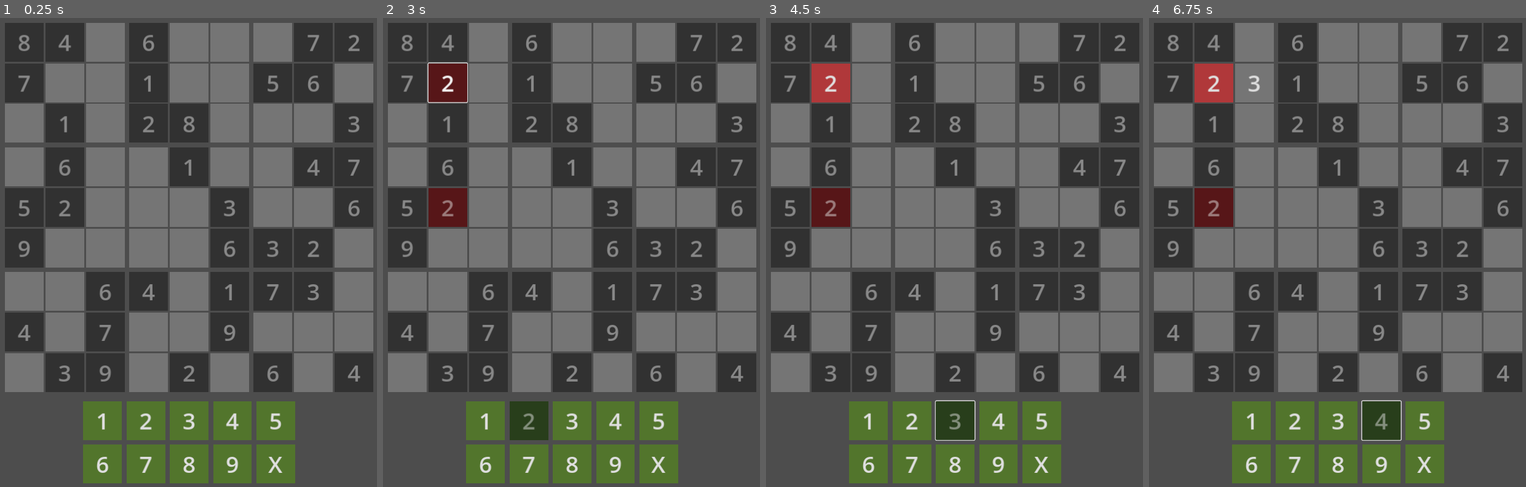
Above: before the commit, frames 1-4 (left to right).
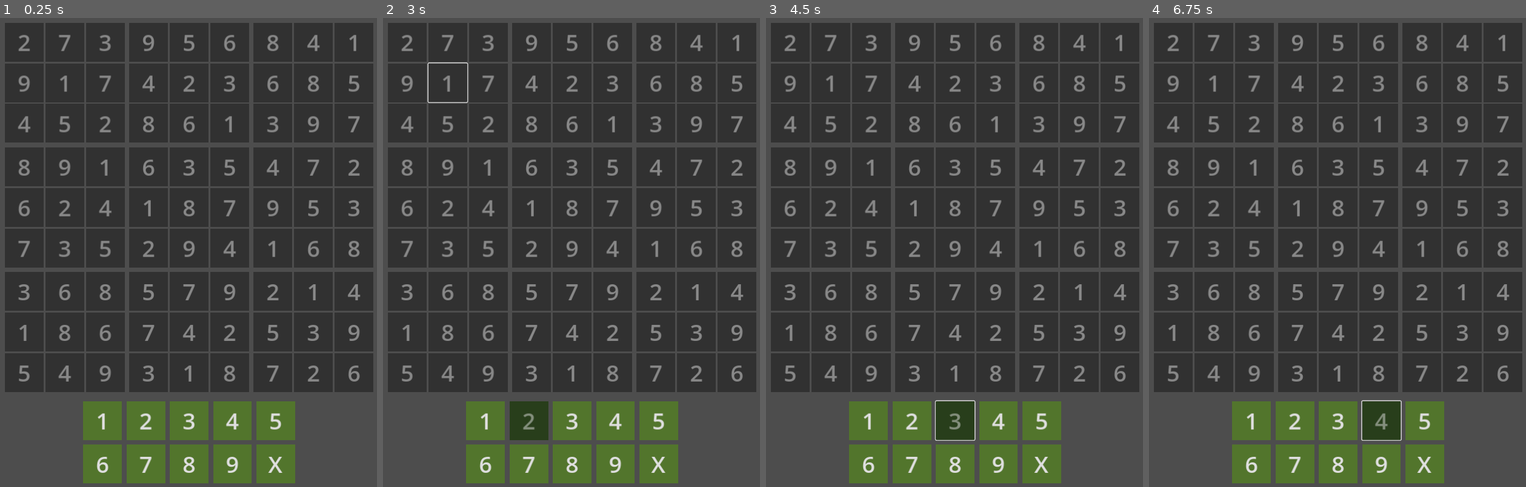
Above: after the commit, the same moments.

Repository: gitMickehh/soduku-recreation
Game: Godot game, scene res://soduku_scene.tscn
Same seed, same stepped clock (60 frames per second), same inputs: the game is played once before the commit and once after it.
Inputs (mouse positions are in pixels of both pictures, inside the frame that each line leads up to):
- Up to frame 1 (0.25 s): no input
- Up to frame 2 (3 s): click (488, 41) at 0.52 s; click "1" at 1.25 s; click "2" at 2 s; click (447, 83) at 2.77 s
- Up to frame 3 (4.5 s): click (830, 83) at 3.5 s, where only the run before the commit has a clickable "2"; click "3" at 4.25 s
- Up to frame 4 (6.75 s): click (1254, 83) at 5.02 s; click (1254, 83) at 5.75 s, where only the run before the commit has a clickable "3"; click "4" at 6.5 s

The runs differ from the first frame. In frame 1, 37% of the frame differs, in the area x 1-100%, y 1-80%; in frame 2, 37%; in frame 3, 37%; in frame 4, 37%.

Commit message:
shuffling is done!! taking ones away is next!

Diff:
--- a/scripts/game_container_manager.gd
+++ b/scripts/game_container_manager.gd
@@ -18,15 +18,15 @@
 #var block_9: Array[int] = [7,3,0,0,0,0,6,0,4]
 
 #basic standard starting point
-var block_1: Array[int] = [8,4,0,7,0,0,0,1,0]
-var block_2: Array[int] = [6,0,0,1,0,0,2,8,0]
-var block_3: Array[int] = [0,7,2,5,6,0,0,0,3]
-var block_4: Array[int] = [0,6,0,5,2,0,9,0,0]
-var block_5: Array[int] = [0,1,0,0,0,3,0,0,6]
-var block_6: Array[int] = [0,4,7,0,0,6,3,2,0]
-var block_7: Array[int] = [0,0,6,4,0,7,0,3,9]
-var block_8: Array[int] = [4,0,1,0,0,9,0,2,0]
-var block_9: Array[int] = [7,3,0,0,0,0,6,0,4]
+#var block_1: Array[int] = [8,4,0,7,0,0,0,1,0]
+#var block_2: Array[int] = [6,0,0,1,0,0,2,8,0]
+#var block_3: Array[int] = [0,7,2,5,6,0,0,0,3]
+#var block_4: Array[int] = [0,6,0,5,2,0,9,0,0]
+#var block_5: Array[int] = [0,1,0,0,0,3,0,0,6]
+#var block_6: Array[int] = [0,4,7,0,0,6,3,2,0]
+#var block_7: Array[int] = [0,0,6,4,0,7,0,3,9]
+#var block_8: Array[int] = [4,0,1,0,0,9,0,2,0]
+#var block_9: Array[int] = [7,3,0,0,0,0,6,0,4]
 
 #var block_1: Array[int] = [1,0,0,0,0,0,0,0,0]
 #var block_2: Array[int] = [0,2,0,0,0,0,0,0,0]
@@ -39,7 +39,9 @@
 #var block_9: Array[int] = [0,0,0,0,0,0,0,0,9]
 var blocks: Array[Block_Manager] = []
 
-var game_array = [block_1, block_2, block_3, block_4, block_5, block_6, block_7, block_8, block_9]
+#var game_array = [block_1, block_2, block_3, block_4, block_5, block_6, block_7, block_8, block_9]
+var game_array = []
+var creator: Soduku_Creator = Soduku_Creator.new()
 var solver: Soduku_Solver = Soduku_Solver.new()
 
 var horizontal_boxes_containers: Array[Horizontal_Boxes_Container] = []
@@ -52,6 +54,7 @@
 	horizontal_boxes_containers.append(horizontal_blocks_container_3)
 	blocks = _get_block_objects()
 
+	game_array = creator.setup_new_game()
 	_set_numbers(game_array)
 
 func _on_new_input_chosen(new_input: int) -> void:
--- a/scripts/soduku_creator.gd
+++ b/scripts/soduku_creator.gd
@@ -14,6 +14,31 @@
 
 func _init() -> void:
 	pass
+
+func setup_new_game() -> Array:
+	randomize()
+
+	#shuffle part
+
+	var shuffle_original = [0,1,2,3,4,5,6,7,8]
+	var shuffle_numbers = shuffle_original.duplicate()
+	shuffle_numbers.shuffle()
+	for r in range(4,randi_range(8,20)):
+		var one = shuffle_numbers.pop_back()
+		var two = shuffle_numbers.pop_front()
+
+		randomize()
+		if randf_range(0,1.87) > randf_range(0.8,1.2):
+			shift_horizontal_line(one,two)
+		else:
+			shift_vertical_line(one, two)
+
+		shuffle_numbers = shuffle_original.duplicate()
+		shuffle_numbers.shuffle()
+
+
+
+	return board_array
 
 func get_rotational_counterpart_int(index: int) -> int:
 	match index:
@@ -55,6 +80,35 @@
 			block1[x1_original_index] = block2[x2_original_index]
 			block2[x2_original_index] = temp_x1
 
+			board_array[Soduku_Solver.get_index_from_vector(Vector2i(x_1_x_locs.x,y_board))] = block1
+			board_array[Soduku_Solver.get_index_from_vector(Vector2i(x_2_x_locs.x,y_board))] = block2
+
+func shift_vertical_line(y_1: int, y_2: int) -> void:
+	y_1 = clampi(y_1, 0, 8)
+	y_2 = clampi(y_2, 0, 8)
+
+	var y_1_y_locs = get_block_x(y_1)
+	var y_2_y_locs = get_block_x(y_2)
+
+	#var x1_numbers = []
+	#var x2_numbers = []
+
+	for x_board in range(0,3):
+		for x_block in range(0,3):
+			var block1 = board_array[Soduku_Solver.get_index_from_vector(Vector2i(x_board, y_1_y_locs.x))]
+			var y1_original_index = Soduku_Solver.get_index_from_vector(Vector2i(x_block, y_1_y_locs.y))
+
+			var block2 = board_array[Soduku_Solver.get_index_from_vector(Vector2i(x_board, y_2_y_locs.x))]
+			var y2_original_index = Soduku_Solver.get_index_from_vector(Vector2i(x_block, y_2_y_locs.y))
+
+			#swap
+			var temp_y1 = block1[y1_original_index]
+			block1[y1_original_index] = block2[y2_original_index]
+			block2[y2_original_index] = temp_y1
+
+			board_array[Soduku_Solver.get_index_from_vector(Vector2i(x_board, y_1_y_locs.x))] = block1
+			board_array[Soduku_Solver.get_index_from_vector(Vector2i(x_board, y_2_y_locs.x))] = block2
+
 func get_block_x(x) -> Vector2i:
 	#vector.x -> block x to the game board    [0,1,2 => 0] [3,4,5 => 1]
 	#vector.y -> x in the block in the game board, x%3 will get that
